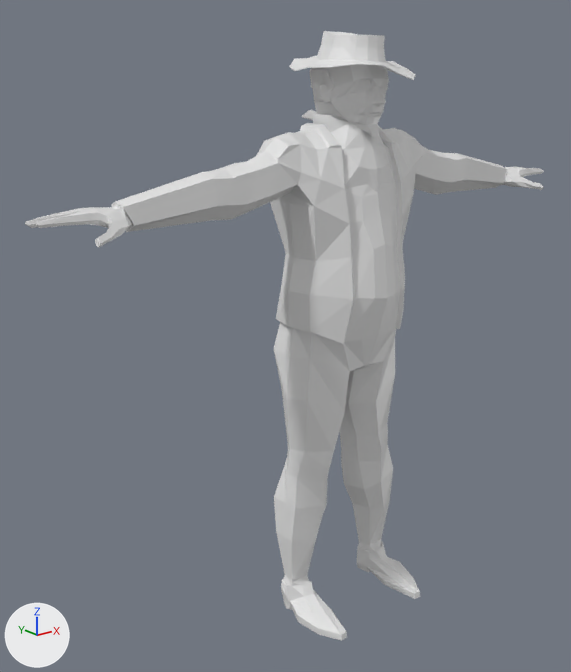
One commit to the Blender file modele do blendera/Postacie/modele do animacji/NPC_Zdzichu/NPC_Zdzichu.blend: the scene before it, then after it.
Both versions are drawn from a camera (50 mm lens) standing at (-9.72, -10.46, 2.31) and looking at (-0.89, 0.57, -2.1). Arrows for +X, +Y and +Z are at lower left; the lights stay in place. The first picture is the older version.
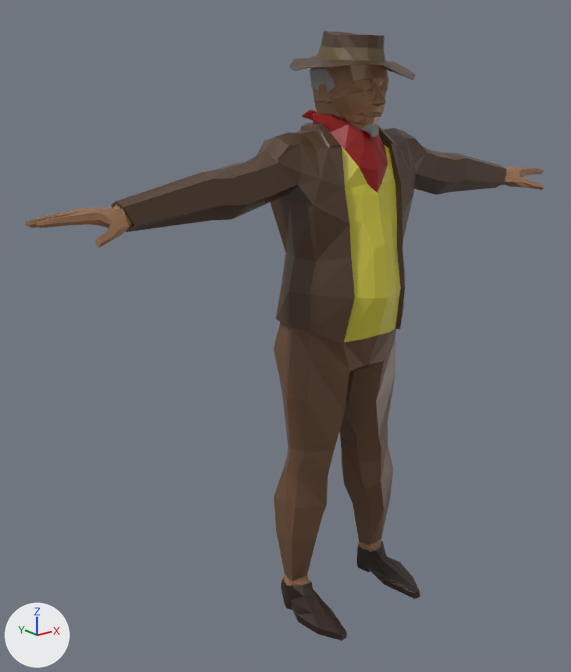
The newer file is also rescaled (x0.154), turned or shifted as a whole; pictures and numbers use the older file's frame.

Patch to the scene script:
```diff
--- a/modele do blendera/Postacie/modele do animacji/NPC_Zdzichu/NPC_Zdzichu.blend.py
+++ b/modele do blendera/Postacie/modele do animacji/NPC_Zdzichu/NPC_Zdzichu.blend.py
@@ img_main_txtr_png @@
+img_main_txtr_png = load_image('main_txtr.png', '../łysy/main_txtr.png', 206, 1, 'sRGB')
@@ mat_material @@
 mat_material = principled_material('Material')
-mat_material.base_color = (0.8, 0.8, 0.8)  # white #e7e7e7
+mat_material.texture = img_main_txtr_png
 mat_material.roughness = 0.4
@@ me_cube @@
 me_cube.from_pydata(...)  # 1302 vertices, 1373 faces; spans x -5.83..5.83, y -1.36..1.02, z -7.59..3.25
 # used by ob_cube; location = (0.0, 0.0, 0.0)
+# me_cube part 1
+# 116 faces are deleted
+# 116 new faces join them
+# me_cube part 2: 1373 kept faces spanning x -5.83..5.83, y -1.36..1.02, z -7.59..3.25 get new texture (UV) coordinates
 me_cube.materials.append(mat_material)
```

Pixel boxes (x1, y1, x2, y2) of what changed, in the pictures (571 x 672 px; the box of a moved part takes in the faces that stretch with it):
'Cube', surface changed (white to brown): (25, 31, 544, 641) in both
part 1 of me_cube, moved or reshaped: (289, 31, 416, 80) in both
part 2 of me_cube, surface changed (grey to brown): (25, 31, 544, 641) in both
